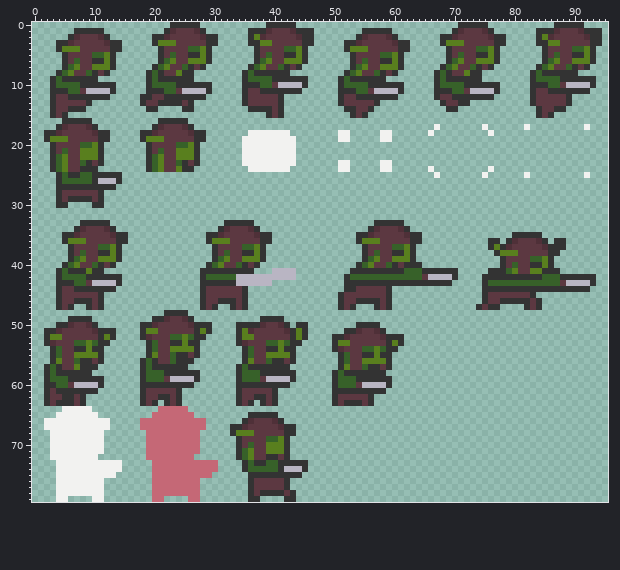
Sprite sheet: Game_Dev/Content/goblin_spritesheet.png. Above is the file before it was changed.
The file is 96x80 pixels.
New version:
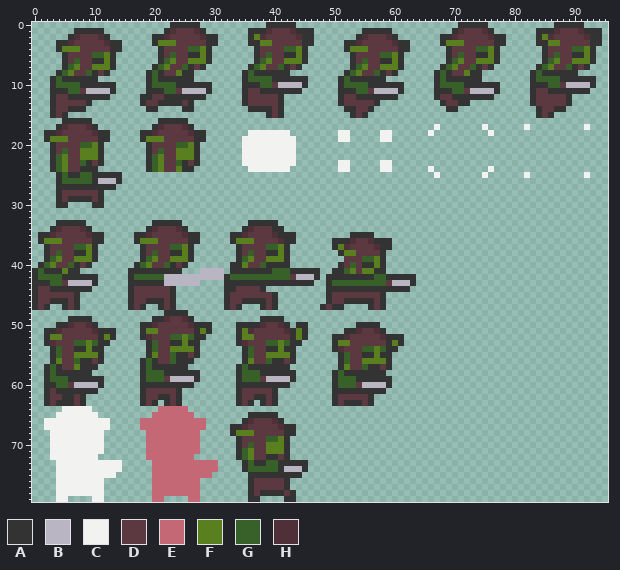
Palette (. is transparent): A #333333  B #b9b5c3  C #f2f2f0  D #5c3841  E #c56876  F #597f1e  G #376129  H #4f3038
The commit says: Fix Goblin stab animation
Diff:
y 33: x 4..7 .... -> AAAA; x 9..12 AAAA -> ....; x 20..24 ..... -> AAAAA; x 32..35 AAAA -> ....; x 37..40 .... -> AAAA; x 57..61 AAAAA -> .....
y 34: x 3..7 ....A -> AHDDD; x 9..13 DDDHA -> A....; x 19..25 ....... -> AHDDDHA; x 31..35 AHDDD -> ....A; x 37..41 A.... -> DDDAA; x 56..62 AHDDDHA -> .......
y 35: x 1..7 ....AAH -> AAHDDDD; x 9..15 DDDDHAA -> HAA....; x 17..27 ........... -> AAHDDDDDHAA; x 29..35 AAHDDDD -> ....AAH; x 37..43 HAA.... -> DDDHAAA; x 53 . -> A; x 56..64 HDDDDDHAA -> A........; x 80..84 AAAAA -> .....
y 36: x 1..8 ....AFFF -> AFFFDDDD; x 10..15 DDDDAA -> AA....; x 17..27 ........... -> AFFFDDDDDAA; x 29..36 AFFFDDDD -> ....AFFF; x 38..43 AA.... -> DDDHAA; x 50..64 ....AFFFDDDDDAA -> AAAHDDHAAA.....; x 76..77 AA -> ..; x 79..85 AHDDDHA -> .......; x 87..88 AA -> ..
y 37: x 2..14 ....ADDDDGGFA -> ADDDDGGFA....; x 18..26 ......... -> ADDDDGGFA; x 30..42 ADDDDGGFA.... -> ....ADDDDGGFA; x 50..55 .....A -> AFHDDD; x 57..63 DDDGGFA -> HAA....; x 76..88 AFAHDDDDDHAAA -> .............
y 38: x 2..14 ....ADGDDAAFA -> ADGDDAAFA....; x 18..26 ......... -> ADGDDAAFA; x 30..42 ADGDDAAFA.... -> ....ADGDDAAFA; x 51..55 ....A -> AFFDD; x 57..63 GDDAAFA -> DA.....; x 77..87 AFFFDDDDDAA -> ...........
y 39: x 2..7 ....AG -> AGFDDF; x 9..14 DDFFFA -> FA....; x 18..26 ......... -> AGFDDFFFA; x 30..35 AGFDDF -> ....AG; x 37..42 FA.... -> DDFFFA; x 52..55 ...A -> DDDG; x 58..63 DDFFFA -> A.....; x 78..86 ADDDDGGFA -> .........
y 40: x 1..5 ....A -> AGFDD; x 7 F -> A; x 9..13 DGADA -> A....; x 17..25 ......... -> AGFDDGADA; x 29..35 AGFDDGA -> ....AAF; x 37..42 A..... -> DGAAAA; x 51..64 ...AGFDDGADAAA -> ADGDAAFA......; x 78..86 ADGDDAAFA -> .........
y 41: x 0..3 .... -> AGAA; x 5 G -> F; x 8..11 AFAA -> ....; x 16..24 ......... -> AAAAAAAAA; x 28..32 AAAAA -> BBBB.; x 37..47 ...BBBB.... -> AAAGGGAAAAA; x 50..56 ...AAAA -> AAGFDFF; x 59..70 AAAGGGAAAAAA -> ............; x 76..87 AAAGFDDFFAAA -> ............
y 42: x 0..8 ....AGGGG -> AGGGGAAAA; x 11..14 AAAA -> ....; x 16..32 ............AGGGG -> AGGGGGBBBBBBBBBBA; x 34..47 BBBBBBBBBB.... -> GGGGGGGGGDBBBA; x 49..51 ... -> AAA; x 53..56 GGGG -> AAAA; x 59..70 GGGGGGDBBBBA -> AAAAA.......; x 75..93 AAAAAAAAAAGGGAAAAAA -> ...................
y 43: x 0..14 ....AAAGGDBBBBA -> AAAGGDBBBBA....; x 16..31 ............AAAA -> AAAAAABBBBBB....; x 34..46 BBBBBB....... -> AAAAAAAAAAAAA; x 49..62 ...AAAAAAAAAAA -> AGGGGGGGGGDBBB; x 64..69 AAAAAA -> ......; x 75..93 AGGGGGGGGGGGGDBBBBA -> ...................
y 44: x 0..3 .... -> ADDA; x 5..6 DD -> AA; x 10..13 AAAA -> ....; x 16..23 ........ -> ADDDDDDA; x 28..33 ADDDDD -> ....AA; x 35..38 A... -> DDDA; x 49..51 ... -> AAA; x 54..58 DDDDD -> AAAAA; x 60..62 ... -> AAA; x 75..92 AAAAAAAAAAAAAAAAAA -> ..................
y 45: x 0..4 ....A -> ADDDD; x 7..11 DDDDA -> A....; x 16..23 ........ -> ADDDDDDA; x 28..32 ADDDD -> ....A; x 35..40 A..... -> DDDDDA; x 49..51 ..A -> ADD; x 58..59 DA -> A.; x 75..83 ADDDDDDDA -> .........
y 46: x 0..3 .... -> ADDA; x 5 D -> A; x 8..11 AADA -> ....; x 16..23 ........ -> ADDAAADA; x 28..31 ADDA -> ....; x 33 A -> D; x 36..40 ..... -> AAADA; x 49..53 ..ADD -> ADDAA; x 57..59 ADA -> DA.; x 75..84 ADDAAAAADA -> ..........
y 47: x 0..2 ... -> ADA; x 4..7 ADA. -> .ADA; x 9..11 ADA -> ...; x 16..18 ... -> ADA; x 21..23 ... -> ADA; x 28..30 ADA -> ...; x 32..35 .ADA -> ADA.; x 38..40 ... -> ADA; x 48..50 ... -> ADA; x 52..53 DA -> ..; x 56..59 .ADA -> ADA.; x 74..77 ADAA -> ....; x 82..84 ADA -> ...
